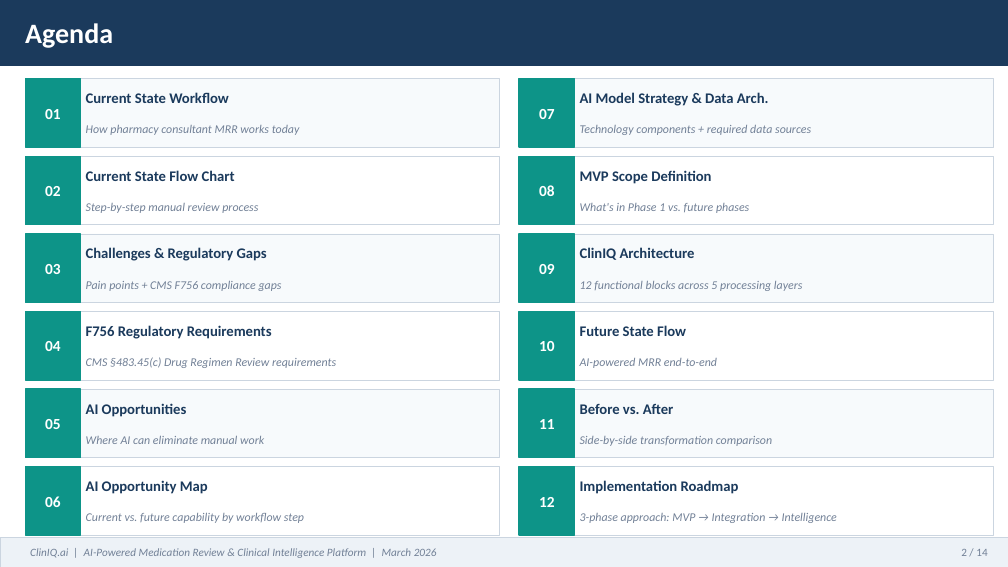
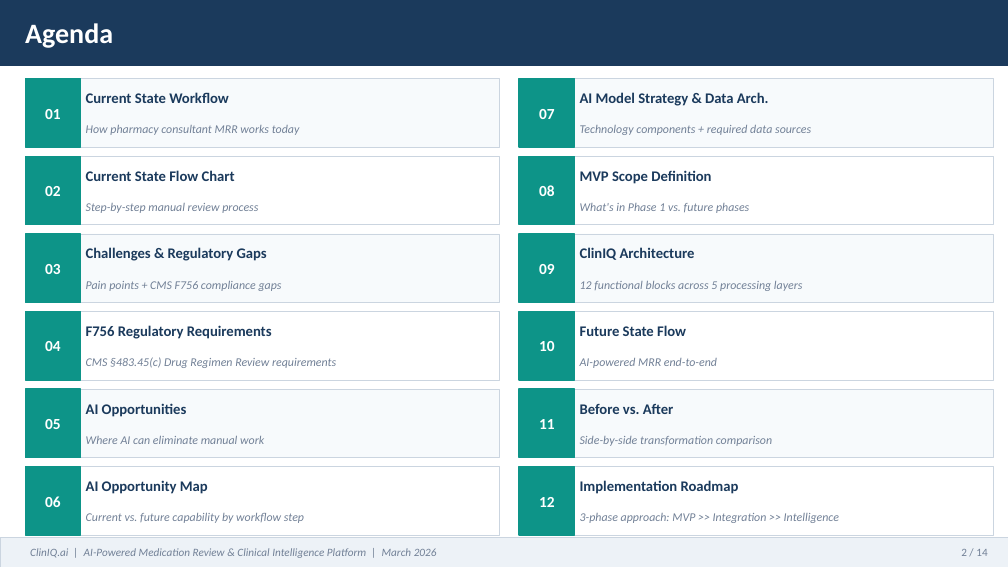
Before and after one commit to jwsmitherman/llm_projects, a slide deck: slide 2 of ClinIQ_AI_Assessment.pptx. Drawn at 1008x567 pixels with LibreOffice and Linux fonts; fonts in the diff are those of the drawing. Boxes give left, top, right and bottom in pixels: in the first picture for what was removed or moved away, otherwise in the second. Text is boxed around its words. In the diff, an @@ line names an element or a change of style, - is before the commit and + after.

```diff
--- a/ClinIQ_AI_Assessment.pptx
+++ b/ClinIQ_AI_Assessment.pptx
@@ text at box(580, 513, 839, 523): text changed @@
-3-phase approach: MVP → Integration → Intelligence
+3-phase approach: MVP >> Integration >> Intelligence
```
Also in this commit, not shown: 8 other slides changed.
